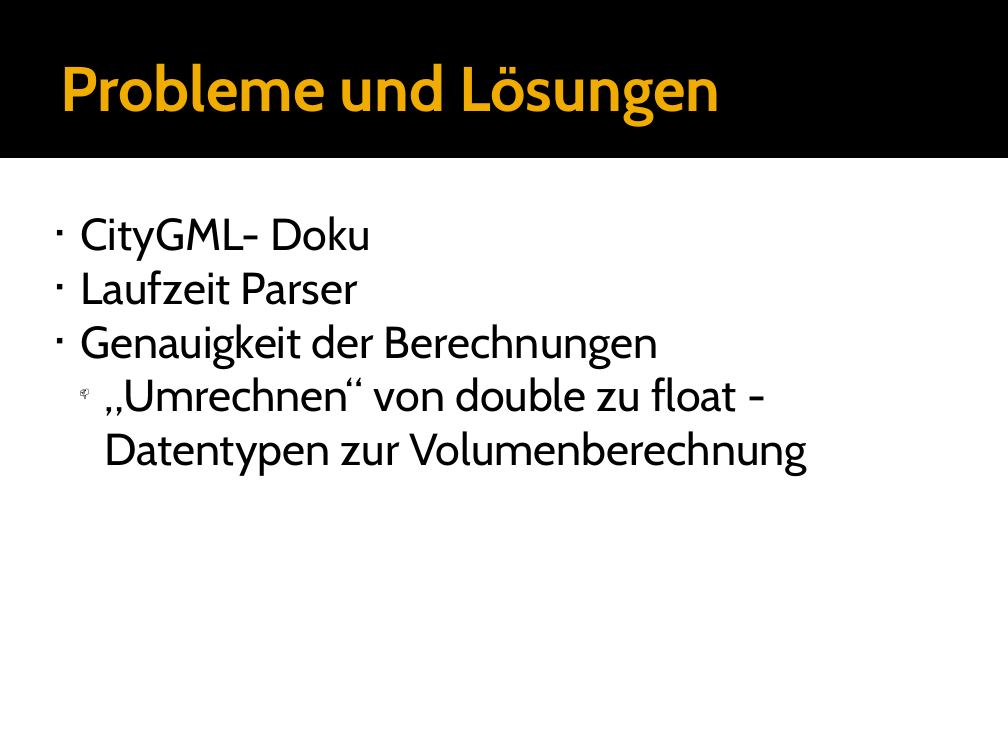
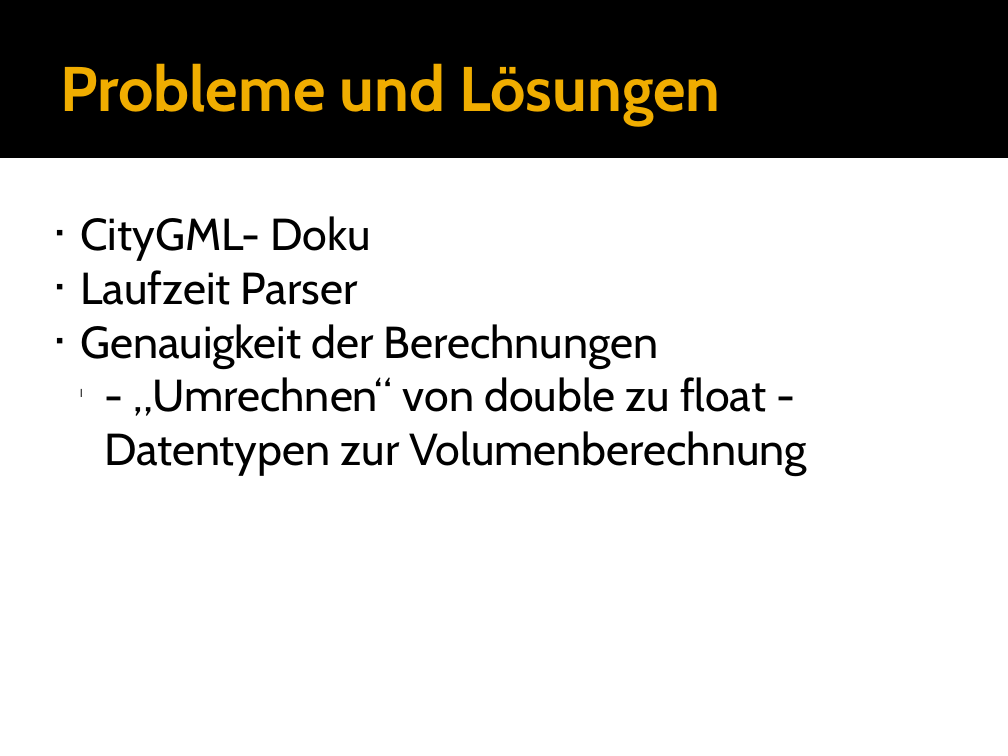
Before and after one commit to hft-swp/stuff, a slide deck: slide 12 of doku/Parser/Frank.pptx (slide 11 before the commit). Drawn at 1008x756 pixels with LibreOffice and Linux fonts; fonts in the diff are those of the drawing. Boxes give left, top, right and bottom in pixels: in the first picture for what was removed or moved away, otherwise in the second. Text is boxed around its words. In the diff, an @@ line names an element or a change of style, - is before the commit and + after.

```diff
--- a/doku/Parser/Frank.pptx
+++ b/doku/Parser/Frank.pptx
@@ text at bbox=[104, 377, 807, 475]: text changed @@
-  📫 „Umrechnen“ von double zu float - Datentypen zur Volumenberechnung
+  l - „Umrechnen“ von double zu float - Datentypen zur Volumenberechnung
```
Also in this commit, not shown: 7 other slides changed, 2 slides added, 1 slide removed, 1 other file.
